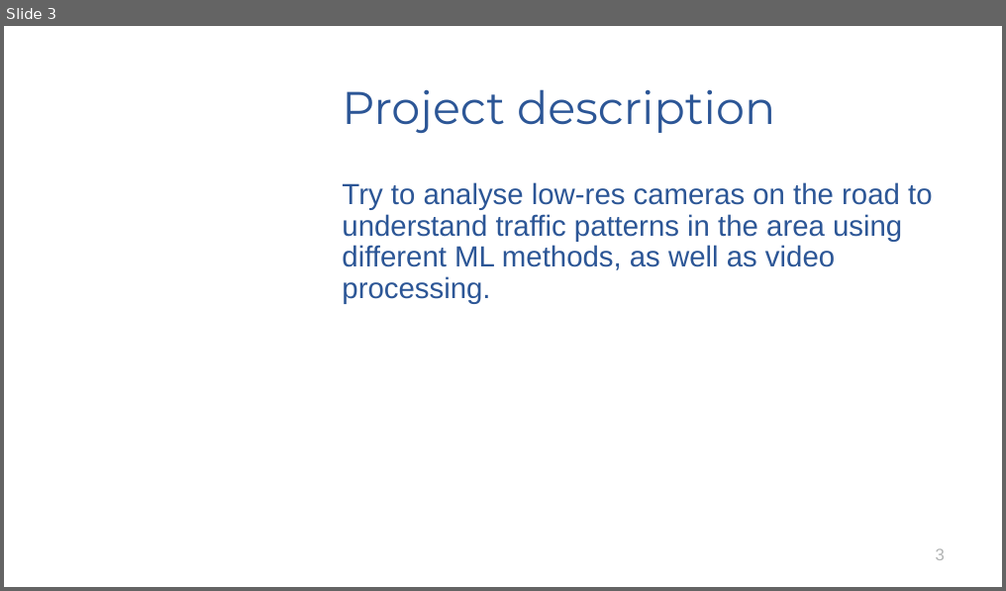
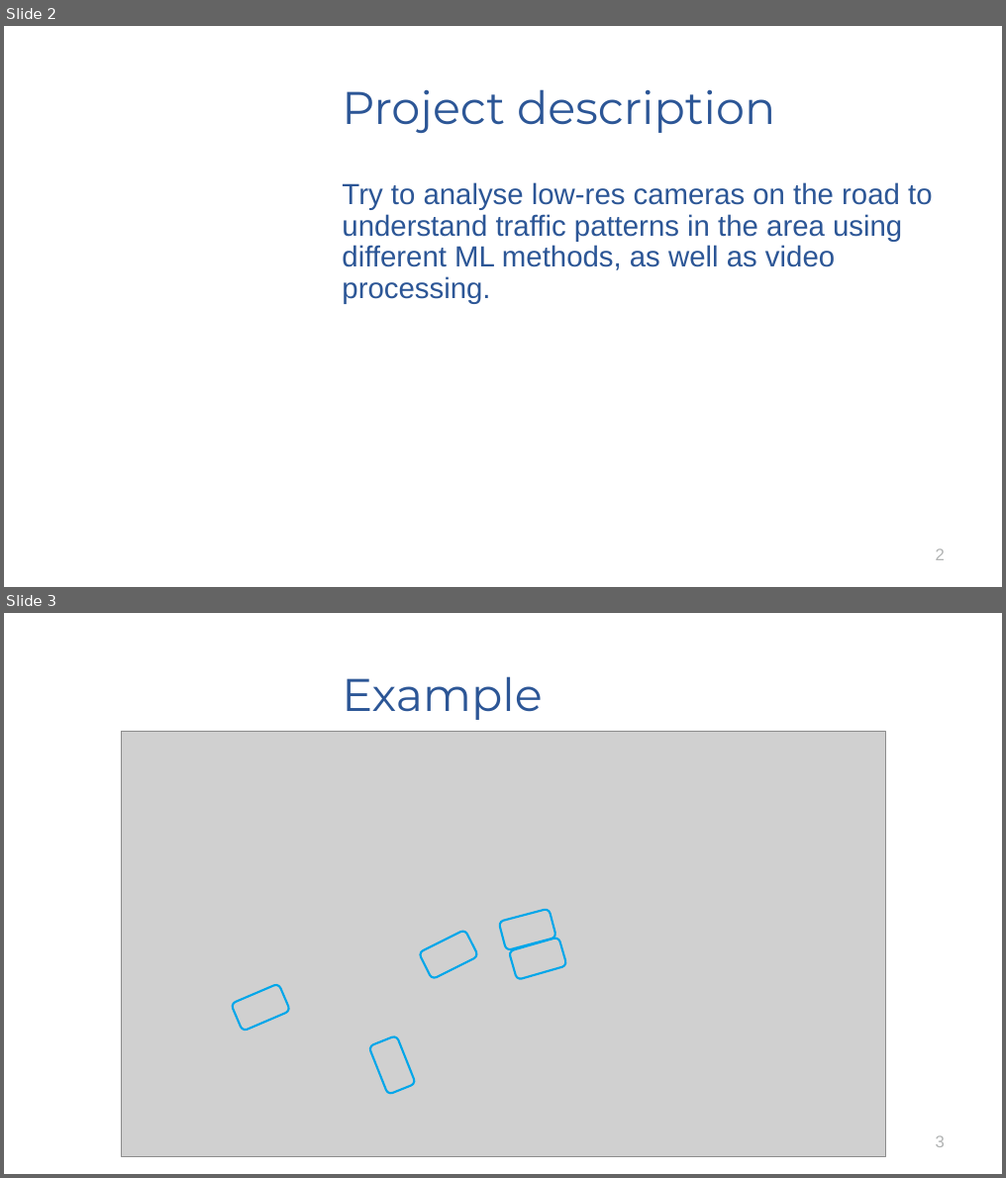
Before and after one commit to wuxuejun0280/ITS_Traffic_Detection, a slide deck: Introduction (1).pptx. Shown one above the other, each under a label of ours: slide 3 before the commit, slides 2 and 3 after it. The pictures are 1006x591 and 1006x1178 pixels, drawn with LibreOffice and Linux fonts; fonts in the diff are those of the drawing; grey boxes stand for pictures; background and template pictures are left out. Boxes give left, top, right and bottom in pixels: in the first picture for what was removed or moved away, otherwise in the second. Text is boxed around its words. In the diff, an @@ line names an element or a change of style, - is before the commit and + after.

Commit message:
Adding pictures and one slide for challenges that we may face.

```diff
--- a/Introduction (1).pptx
+++ b/Introduction (1).pptx
@@ slide 3 added at <box>4,613,1002,1174</box>, background picture (left out) @@
@@ title added at <box>342,676,542,720</box>, 44 pt, text #2C5696 @@
+Example
@@ picture added at <box>121,731,885,1157</box> @@
@@ rounded rectangle added at <box>499,909,556,951</box>, outline #00A6E9 2 pt @@
@@ rounded rectangle added at <box>419,930,478,980</box>, outline #00A6E9 2 pt @@
@@ rounded rectangle added at <box>509,938,567,980</box>, outline #00A6E9 2 pt @@
@@ rounded rectangle added at <box>231,983,290,1032</box>, outline #00A6E9 2 pt @@
@@ rounded rectangle added at <box>368,1036,416,1095</box>, outline #00A6E9 2 pt @@
@@ page number added at <box>936,1136,944,1148</box>, 16 pt, text #B1B3B3 @@
+3
@@ what was slide 3 is now slide 2 @@
@@ page number at <box>936,549,944,561</box>: text changed @@
-3
+2
```
Also in this commit, not shown: 2 slides changed, 2 other slides added.
